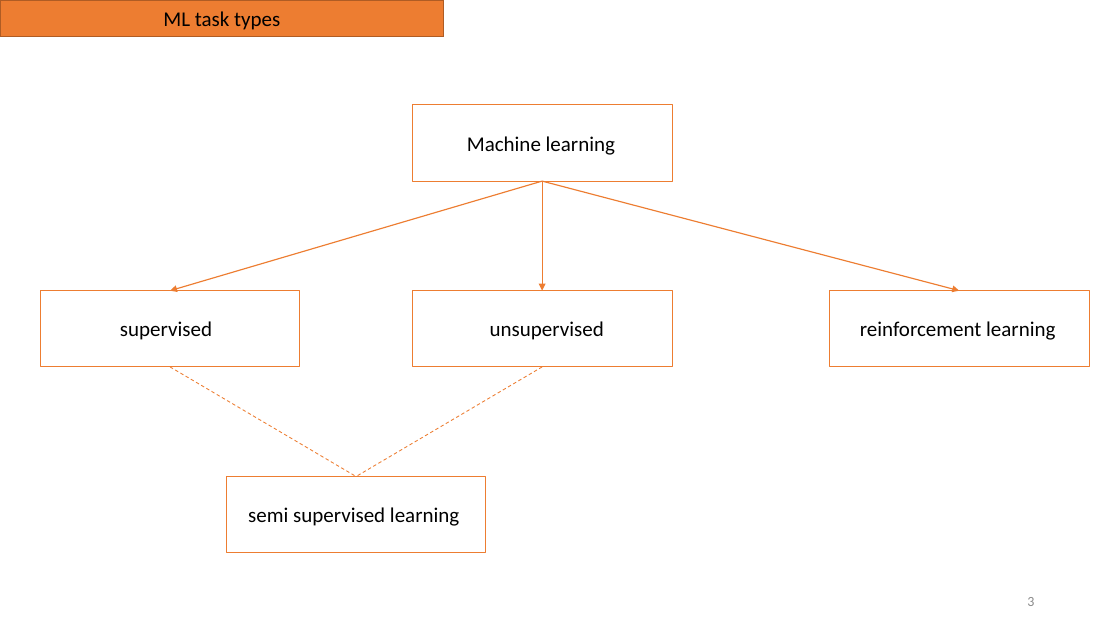
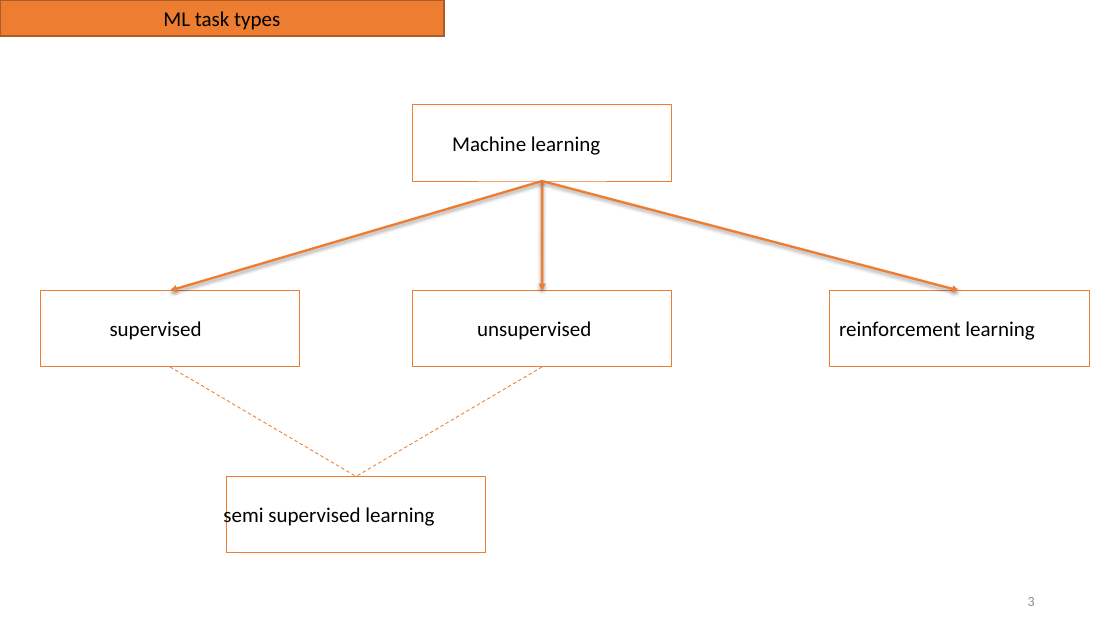
Before and after one commit to IMDxD/MLIsuct, a slide deck: slide 3 of fall2022/lectures/machine_learning_intro.pptx. Drawn at 1120x630 pixels with LibreOffice and Linux fonts; fonts in the diff are those of the drawing. Boxes give left, top, right and bottom in pixels: in the first picture for what was removed or moved away, otherwise in the second. Text is boxed around its words. In the diff, an @@ line names an element or a change of style, - is before the commit and + after.

```diff
--- a/fall2022/lectures/machine_learning_intro.pptx
+++ b/fall2022/lectures/machine_learning_intro.pptx
@@ text "Machine learning": place and size @@
-text "Machine learning" at (467, 136, 615, 155)
+text "Machine learning" at (452, 136, 600, 155)
@@ arrow removed from (542, 181) to (170, 291) @@
@@ freeform shape added at (170, 181, 542, 291), outline #ED7D31 2 pt @@
@@ arrow removed from (542, 181) to (542, 291) @@
@@ arrow removed from (542, 181) to (960, 291) @@
@@ freeform shape added at (542, 181, 542, 291), outline #ED7D31 2 pt @@
@@ freeform shape added at (542, 181, 959, 291), outline #ED7D31 2 pt @@
@@ text "supervised": place and size @@
-text "supervised" at (120, 321, 212, 340)
+text "supervised" at (110, 321, 202, 340)
@@ text "unsupervised": place and size @@
-text "unsupervised" at (490, 321, 604, 340)
+text "unsupervised" at (477, 321, 591, 340)
@@ text "reinforcement learning": place and size @@
-text "reinforcement learning" at (860, 321, 1055, 340)
+text "reinforcement learning" at (839, 321, 1034, 340)
@@ line removed from (170, 367) to (356, 476) @@
@@ freeform shape added at (170, 367, 355, 476), outline #ED7D31 0.74 pt dashed @@
@@ line removed from (542, 367) to (356, 476) @@
@@ freeform shape added at (356, 367, 542, 476), outline #ED7D31 0.74 pt dashed @@
@@ outline #ED7D31 0.75 pt to #ED7D31 0.74 pt in 5 elements at (413, 105, 672, 181), (829, 291, 1089, 367), (413, 291, 672, 367), (40, 291, 300, 367), (226, 476, 486, 553) @@
@@ text "semi supervised learning" rewrapped from (248, 507, 459, 526) to (223, 505, 434, 529) @@
```
Also in this commit, not shown: 12 other slides changed, 1 slide removed, 1 other file.
